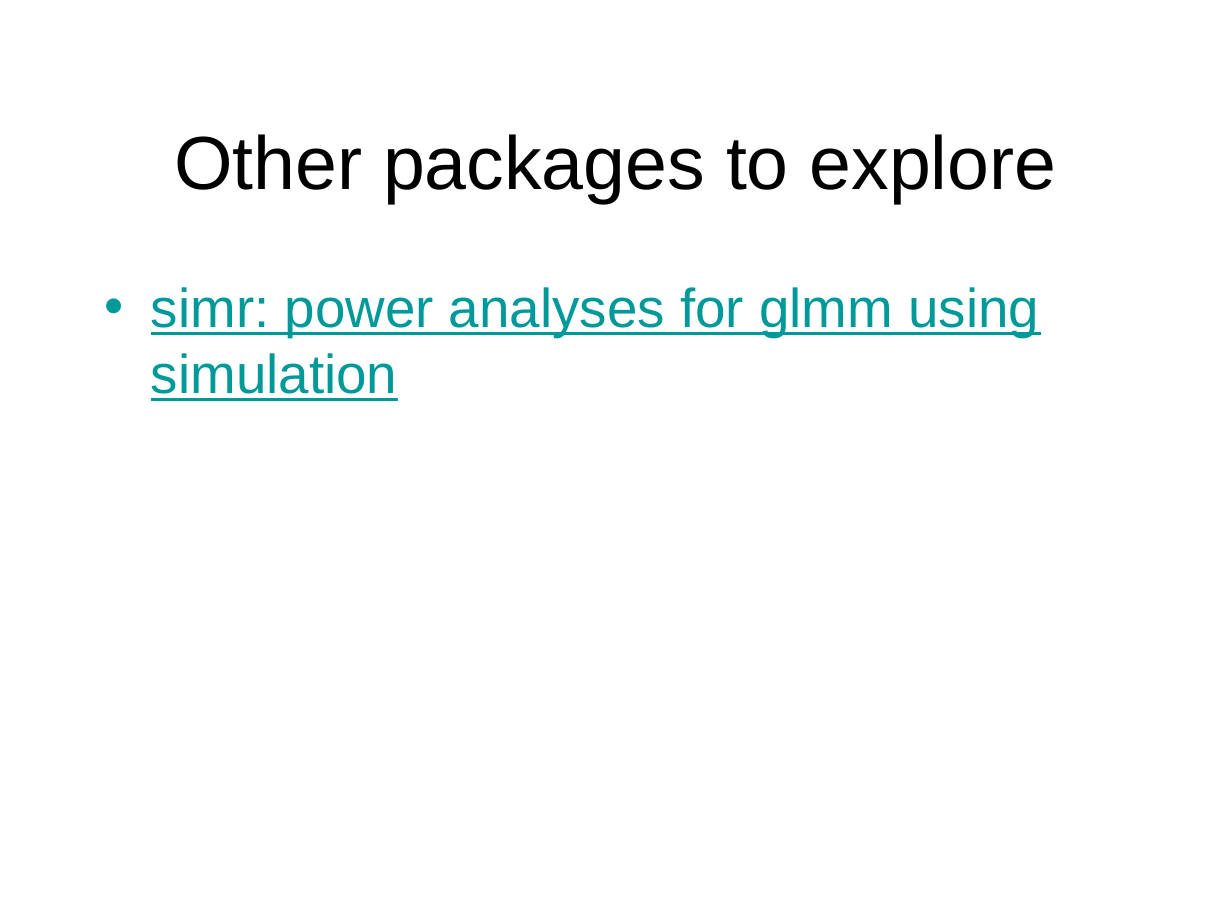
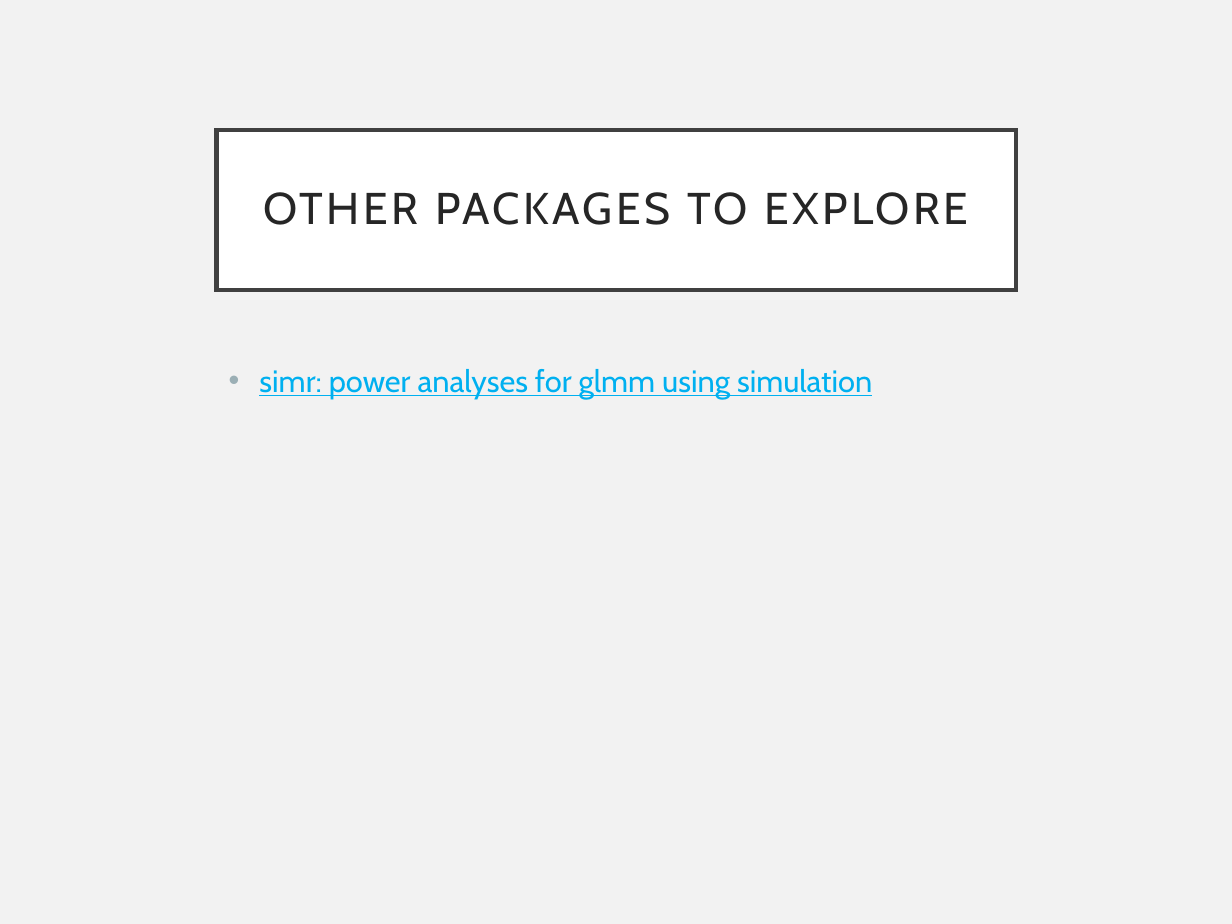
Before and after one commit to EEOB590A-Fall-2019/Course-Materials, a slide deck: slide 12 of 5. Simulating Data/SimulatingData.pptx. Drawn at 1232x924 pixels with LibreOffice and Linux fonts; fonts in the diff are those of the drawing. Boxes give left, top, right and bottom in pixels: in the first picture for what was removed or moved away, otherwise in the second. Text is boxed around its words. In the diff, an @@ line names an element or a change of style, - is before the commit and + after.

```diff
--- a/5. Simulating Data/SimulatingData.pptx
+++ b/5. Simulating Data/SimulatingData.pptx
@@ background #FFFFFF to #F2F2F2 @@
@@ title "OTHER PACKAGES TO EXPLORE": place and size @@
-title "OTHER PACKAGES TO EXPLORE" at [174, 134, 1057, 203]
+title "OTHER PACKAGES TO EXPLORE" at [217, 129, 1016, 290]
@@ title "OTHER PACKAGES TO EXPLORE" at [217, 129, 1016, 290]: fill none to #FFFFFF; outline none to #404040 2.5 pt @@
@@ title at [263, 192, 968, 225]: text changed; size 44 to 26 pt; font Arial to Cabin; text colour #000000 to #262626 @@
-Other packages to explore
+OTHER PACKAGES TO EXPLORE
@@ text "simr: power analyses for glmm ...": place and size @@
-text "simr: power analyses for glmm ..." at [151, 287, 1039, 401]
+text "simr: power analyses for glmm ..." at [259, 369, 872, 399]
@@ text "simr: power analyses for glmm ..." at [259, 369, 872, 399]: size 32 to 18 pt, font Arial to Cabin, text colour #009999 to #00B0F0; indent changed; more space between paragraphs @@
```
Also in this commit, not shown: 11 other slides changed, 2 other files.
